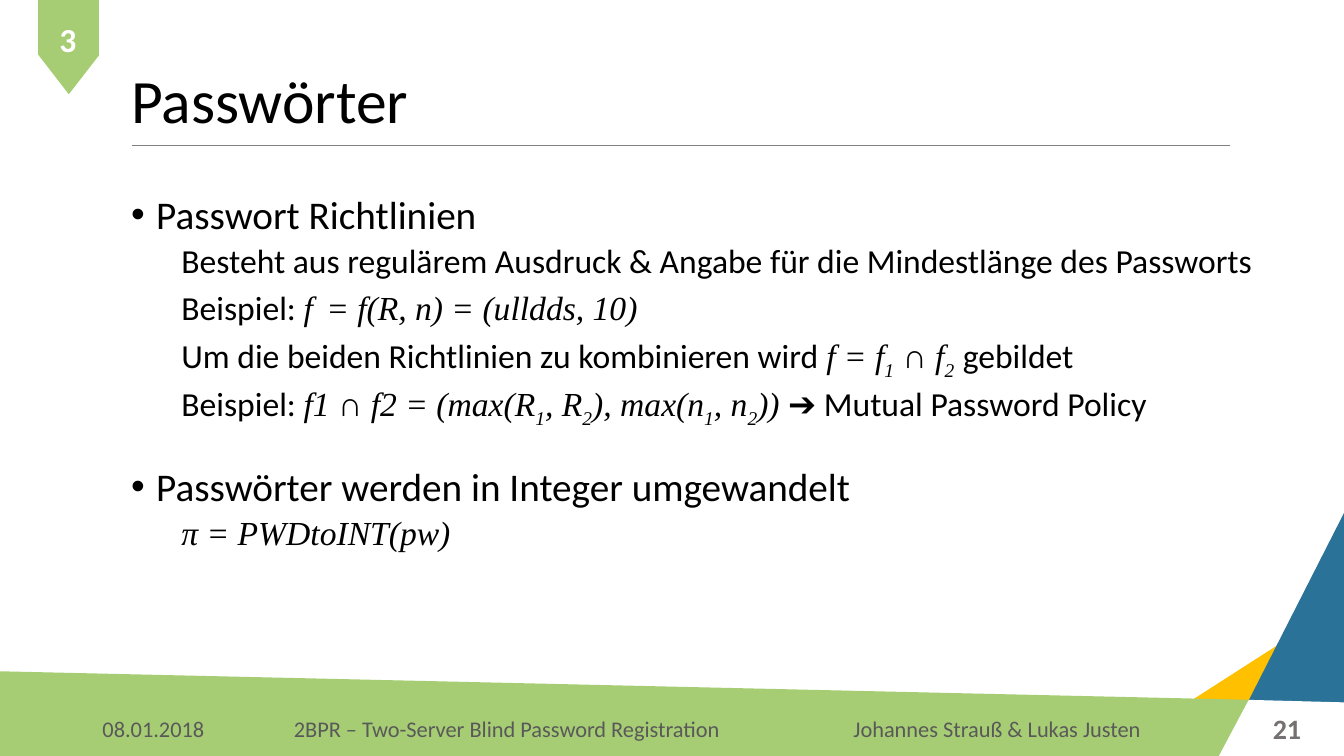
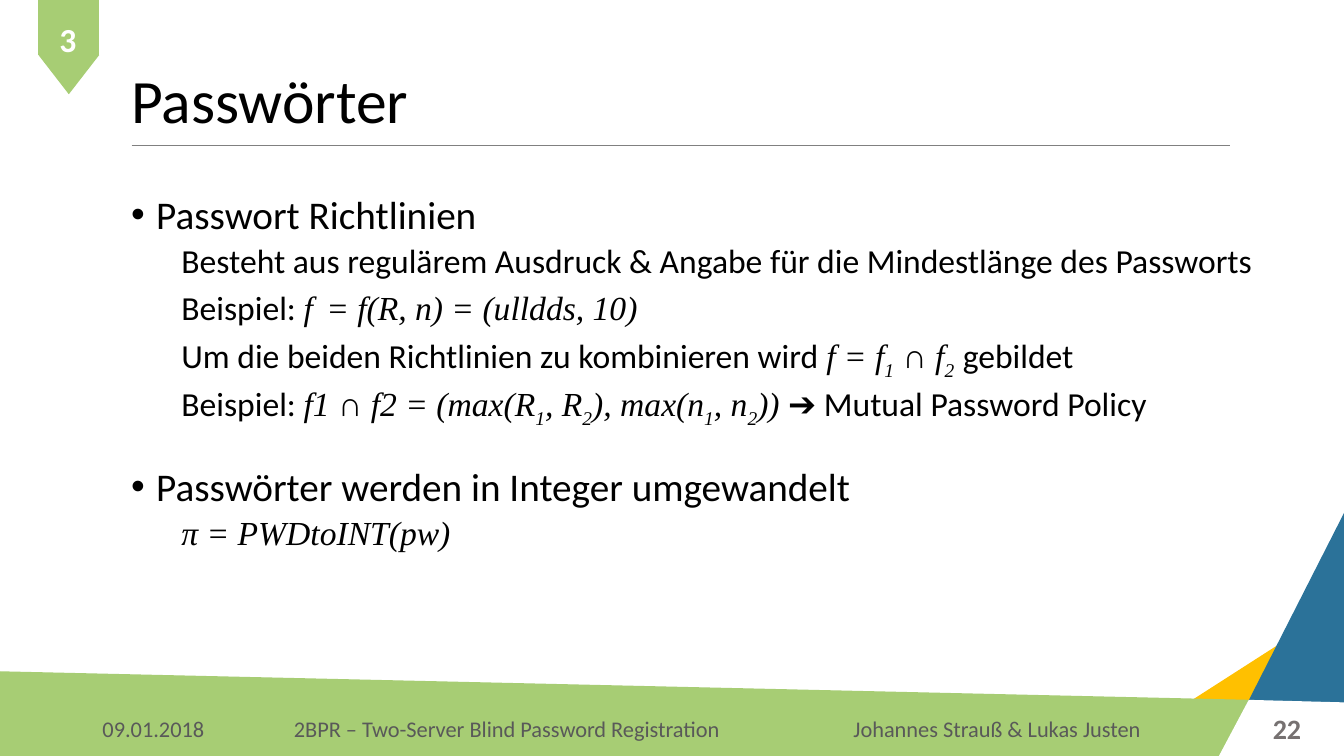
Before and after one commit to Lukas-Justen/IT-Security-2BPR, a slide deck: slide 22 of 2BPR.pptx (slide 21 before the commit). Drawn at 1344x756 pixels with LibreOffice and Linux fonts; fonts in the diff are those of the drawing; background and template pictures are left out. Boxes give left, top, right and bottom in pixels: in the first picture for what was removed or moved away, otherwise in the second. Text is boxed around its words. In the diff, an @@ line names an element or a change of style, - is before the commit and + after.

```diff
--- a/2BPR.pptx
+++ b/2BPR.pptx
@@ text at box(102, 722, 204, 737): text changed @@
-08.01.2018
+09.01.2018
@@ page number at box(1273, 720, 1301, 739): text changed @@
-21
+22
```
Also in this commit, not shown: 49 other slides changed, 1 slide added, 1 other file.
